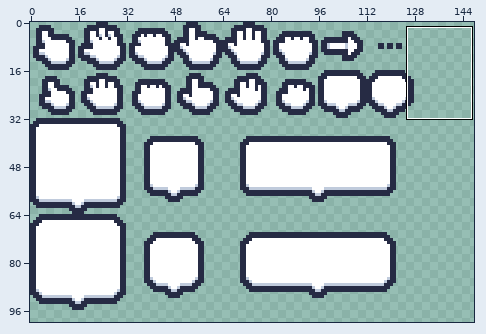
Pixel-art file: assets/ui.aseprite. The picture above shows the old version from afar; the outline marks the close-up.
Close-up. Before the edit:
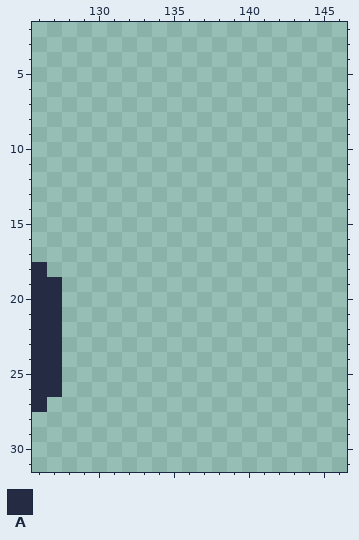
203x186 pixels, 1 frame. Shown: x 126..146, y 2..31. The wide view leaves out empty margins. The commit also changed other parts of the picture, which this record leaves out.
Palette (. is transparent): A #262b44
Pixels before, first column x 126:
18 A.
19 AA
20 AA
21 AA
22 AA
23 AA
24 AA
25 AA
26 AA
27 A.
After the commit:
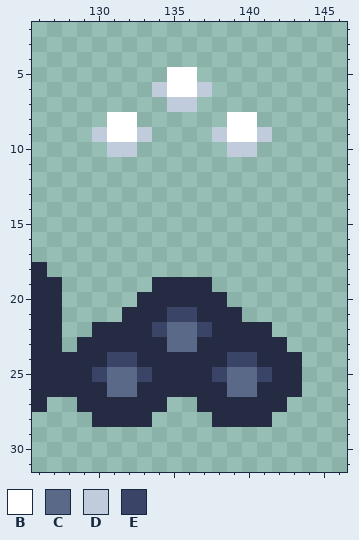
Colours new in this view: B #ffffff  C #5a6988  D #c0cbdc  E #3a4466
Change:
Layer "Layer 1":
y 5: x 135..136 .. -> BB
y 6: x 134..137 .... -> DBBD
y 7: x 135..136 .. -> DD
y 8: x 131..132 .. -> BB; x 139..140 .. -> BB
y 9: x 130..133 .... -> DBBD; x 138..141 .... -> DBBD
y 10: x 131..132 .. -> DD; x 139..140 .. -> DD
y 19: x 134..137 .... -> AAAA
y 20: x 133..138 ...... -> AAAAAA
y 21: x 132..139 ........ -> AAAEEAAA
y 22: x 130..141 ............ -> AAAAECCEAAAA
y 23: x 129..142 .............. -> AAAAAACCAAAAAA
y 24: x 128..143 ................ -> AAAEEAAAAAAEEAAA
y 25: x 128..143 ................ -> AAECCEAAAAECCEAA
y 26: x 128..143 ................ -> AAACCAAAAAACCAAA
y 27: x 129..134 ...... -> AAAAAA; x 137..142 ...... -> AAAAAA
y 28: x 130..133 .... -> AAAA; x 138..141 .... -> AAAA
Boxes around the changes in both close-ups, in picture pixels (x1, y1, x2, y2):
added: (92, 67, 272, 157)
added: (62, 277, 302, 427)
